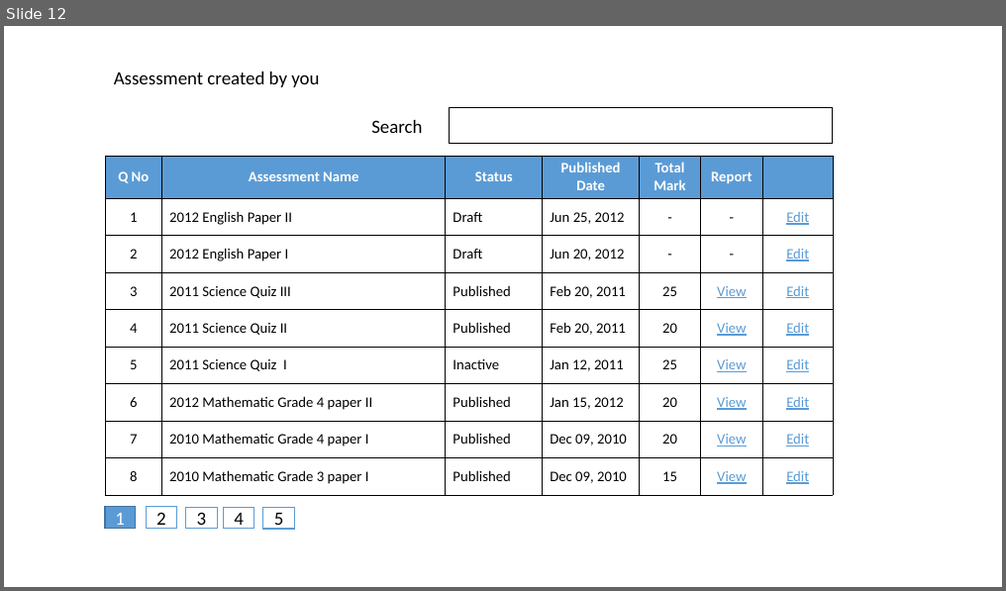
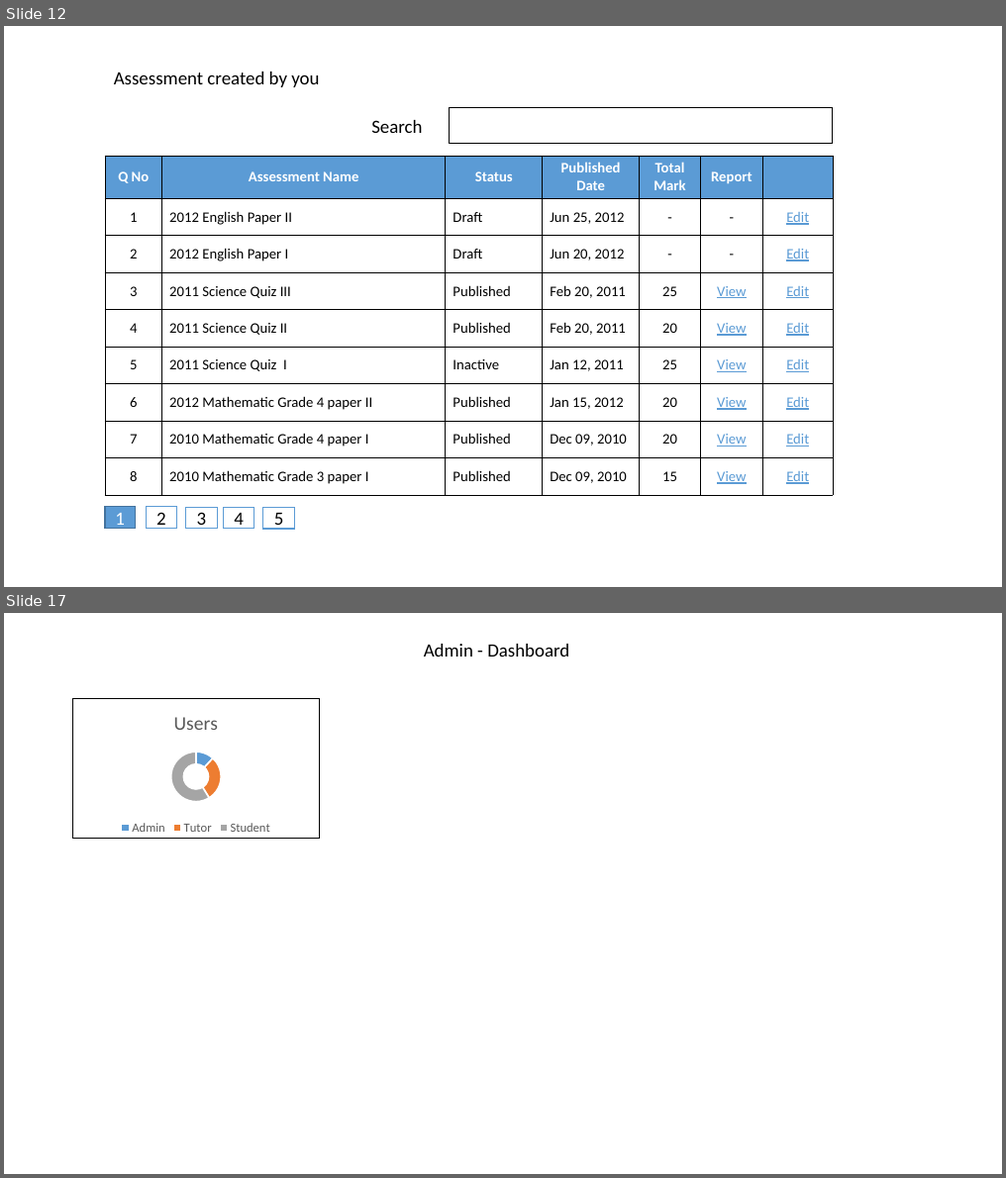
Before and after one commit to shakthydoss/suriyan, a slide deck: docs/wireframe.pptx. Shown one above the other, each under a label of ours: slide 12 before the commit, slides 12 and 17 after it; the slides between them are not shown. The pictures are 1006x591 and 1006x1178 pixels, drawn with LibreOffice and Linux fonts; fonts in the diff are those of the drawing. Boxes give left, top, right and bottom in pixels: in the first picture for what was removed or moved away, otherwise in the second. Text is boxed around its words. In the diff, an @@ line names an element or a change of style, - is before the commit and + after.

```diff
--- a/docs/wireframe.pptx
+++ b/docs/wireframe.pptx
@@ slide 17 added at (4, 613, 1002, 1174), background #FFFFFF @@
@@ text added at (424, 644, 569, 657), 18 pt, text #000000 @@
+Admin - Dashboard
@@ doughnut chart added at (73, 699, 319, 839) @@
+title "Users"
+categories: Admin, Tutor, Student
+Users: 12, 29, 59
```
Also in this commit, not shown: 1 slide changed, 5 other slides added, 1 slide removed, 20 other files.
